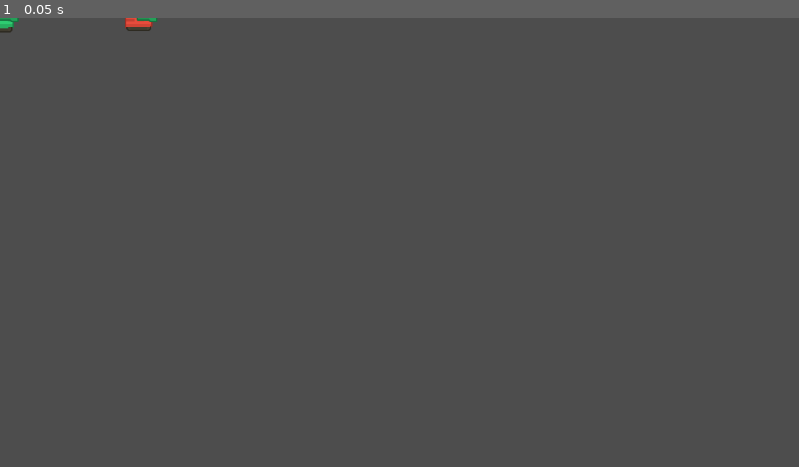
Above: before the commit, frame 1.
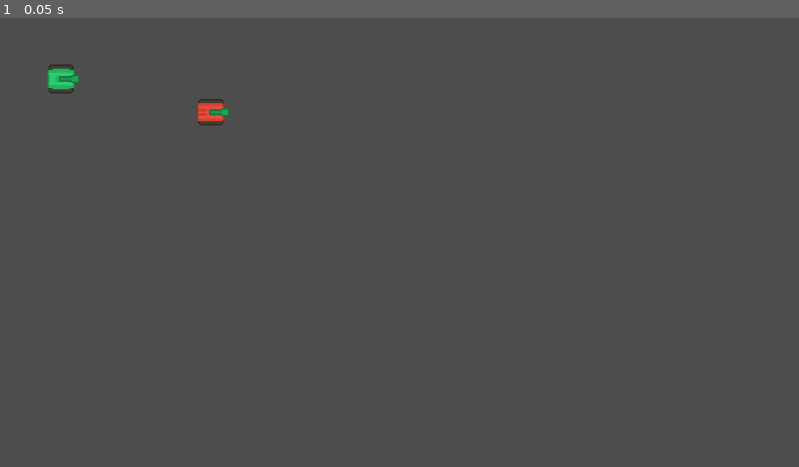
Above: after the commit, the same moment.

Repository: BrianMosbeux/Steel_Storm
Game: Godot game, scene res://scenes/main.tscn
The game is run twice, just before and just after one commit, with the same random seed, the same clock (stepped at 60 frames per second) and the same inputs.
Inputs:
- Up to frame 1 (0.05 s): no input

The runs differ from the first frame. In frame 1, 0.6% of the frame differs, in the area x 0-29%, y 0-24%.

Commit message:
trying to make the enemy weapon rotate

Diff:
--- a/scenes/enemy.tscn
+++ b/scenes/enemy.tscn
@@ -12,7 +12,7 @@
 [sub_resource type="CircleShape2D" id="CircleShape2D_dyuqg"]
 radius = 300.0
 
-[node name="Enemy" type="CharacterBody2D"]
+[node name="Enemy" type="CharacterBody2D" groups=["enemies"]]
 script = ExtResource("1_du53m")
 
 [node name="TankBodySprite" type="Sprite2D" parent="."]
--- a/scenes/main.tscn
+++ b/scenes/main.tscn
@@ -9,9 +9,10 @@
 script = ExtResource("1_qjmy5")
 
 [node name="Player" parent="." instance=ExtResource("1_2efj0")]
+position = Vector2(88, 88)
 
 [node name="Enemy" parent="." instance=ExtResource("3_eeaeo")]
-position = Vector2(200, 0)
+position = Vector2(304, 136)
 
 [node name="BulletManager" type="Node2D" parent="."]
 script = ExtResource("2_5x1xw")
--- a/scripts/ai.gd
+++ b/scripts/ai.gd
@@ -21,6 +21,7 @@
 		state_changed.emit(current_state)
 var player: Player = null
 var weapon: Weapon = null
+var enemy: Enemy = null
 
 
 func _process(delta):
@@ -29,22 +30,26 @@
 			pass
 		State.ENGAGE:
 			if player and weapon:
-				var direction = player.global_position - global_position
+				print("GEKL")
+				var direction = player.global_position - enemy.global_position
 				print(direction)
-				weapon.global_rotation = rotate_toward(weapon.global_rotation, direction.angle(), 2 * delta)
+				weapon.rotation = rotate_toward(weapon.global_rotation, direction.angle(), 2 * delta)
 				#var angle = (player.global_position - global_position).angle()
 				#weapon.rotation = angle
 				#enemy.rotation = angle
 				#enemy.velocity = Vector2(enemy.speed, 0.0).rotated(angle)
 
-func set_weapon(weapon: Weapon):
+func initialize(enemy: Enemy, weapon: Weapon):
+	self.enemy = enemy
 	self.weapon = weapon
+	print(enemy, weapon)
 
 
 func _on_detection_zone_body_entered(body):
 	if body.is_in_group("players"):
 		current_state = State.ENGAGE
 		player = body
+		print(weapon)
 		print("ENGAGING")
 
 func _on_detection_zone_body_exited(body):
--- a/scripts/enemy.gd
+++ b/scripts/enemy.gd
@@ -3,12 +3,12 @@
 
 
 @onready var health = $Health
+@onready var ai = $AI
 @onready var weapon = $Weapon
-@onready var ai = $AI
 
 
 func ready():
-	ai.set_weapon(weapon)
+	ai.initialize(self, weapon)
 
 func _physics_process(delta):
 	pass
